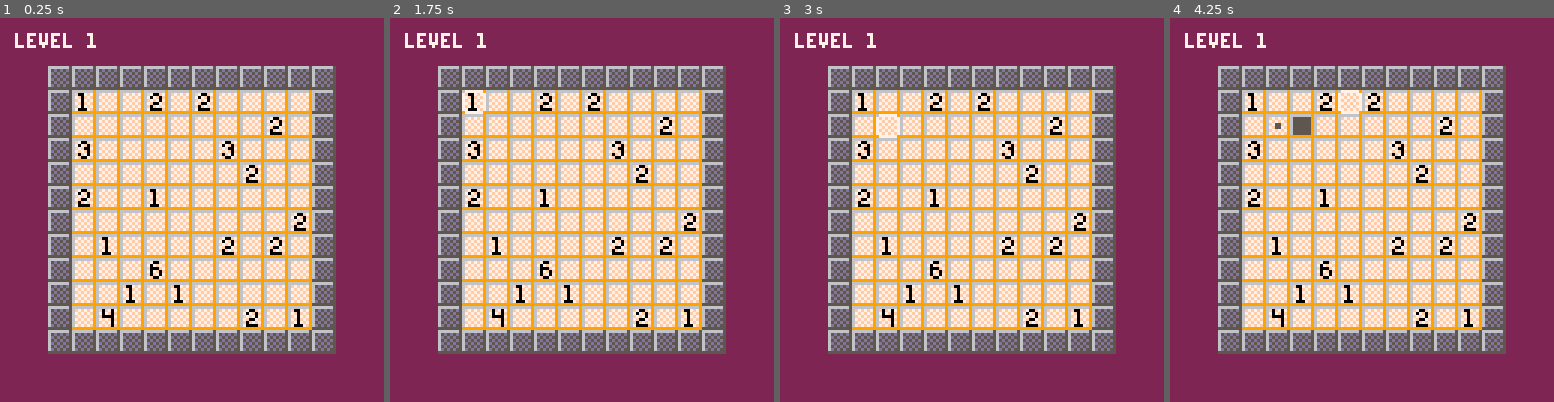
Above: before the commit, frames 1-4 (left to right).
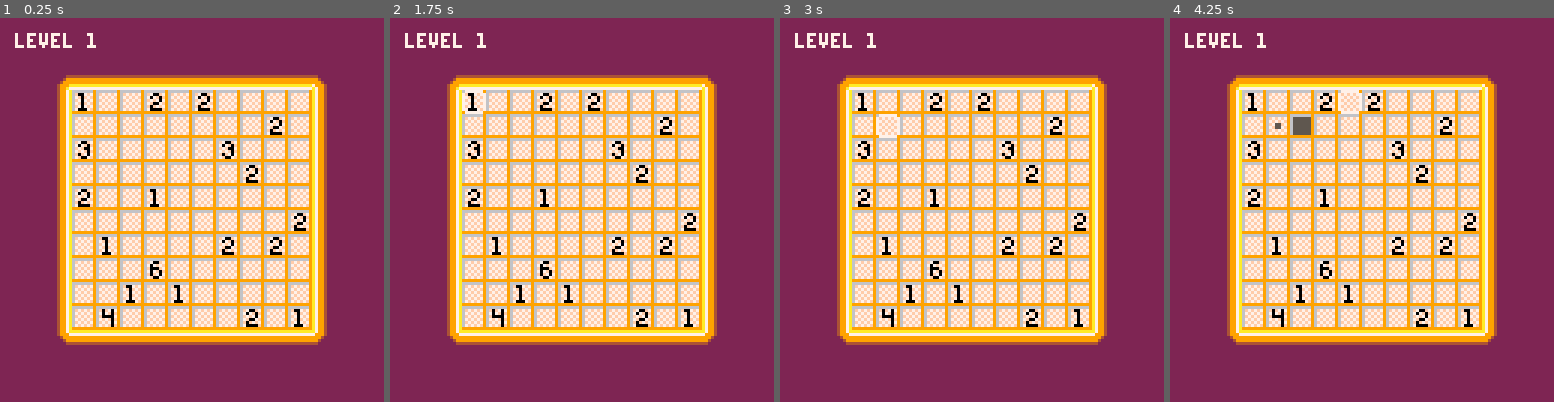
Above: after the commit, the same moments.

Repository: SagePtr/pico-nurikabe
Game: PICO-8 cartridge nurikabe.p8
Two runs of this game, one before a commit and one after it. Both use one fixed random seed, a clock stepped at 60 frames per second and the inputs below.
Inputs:
- Up to frame 1 (0.25 s): no input
- Up to frame 2 (1.75 s): tap O (Z key) at 0.33, 0.7, 1.43 s; tap X (X key) at 1.07 s
- Up to frame 3 (3 s): hold Left 1.97-2.37 s; tap X (X key) at 2.07, 2.4, 2.73 s; tap O (Z key) at 2.22 s; hold Down 2.42-2.82 s; hold Right from 2.87 s (still down)
- Up to frame 4 (4.25 s): tap X (X key) every 0.33 s from 3.07 to 4.07 s; tap O (Z key) at 3.1, 3.98 s; release Right at 3.53 s; hold Up 3.58-4.08 s; hold Right from 4.13 s (still down)

The runs differ from the first frame. In frame 1, 17% of the frame differs, in the area x 12-88%, y 12-88%; in frame 2, 17%; in frame 3, 17%; in frame 4, 17%.

Commit message:
New border

Diff:
--- a/nurikabe.p8
+++ b/nurikabe.p8
@@ -10,6 +10,14 @@
 spr_pointer = 3
 spr_mark = 4
 spr_fill = 5
+spr_border_top = 7
+spr_border_right = 8
+spr_border_bottom = 9
+spr_border_left = 10
+spr_border_top_right = 11
+spr_border_bottom_right = 12
+spr_border_bottom_left = 13
+spr_border_top_left = 14
 
 -- keys --
 ----------
@@ -403,14 +411,20 @@
 -- build the board in the map
 function build_board()
   -- draw the border
-  for x = 0, level["width"] + 1 do
-    mset(x, 0, spr_board_border)
-    mset(x, level["height"] + 1, spr_board_border)
+  for x = 1, level["width"] do
+    mset(x, 0, spr_border_top)
+    mset(x, level["height"] + 1, spr_border_bottom)
   end
   for y = 1, level["height"] do
-    mset(0, y, spr_board_border)
-    mset(level["width"] + 1, y, spr_board_border)
-  end
+    mset(0, y, spr_border_left)
+    mset(level["width"] + 1, y, spr_border_right)
+  end
+
+  -- draw the corners
+  mset(0, 0, spr_border_top_left)
+  mset(level["width"] + 1, 0, spr_border_top_right)
+  mset(level["width"] + 1, level["height"] + 1, spr_border_bottom_right)
+  mset(0, level["height"] + 1, spr_border_bottom_left)
 
   -- fill the board
   for x = 1, level["width"] do
@@ -560,14 +574,14 @@
 end
 
 __gfx__
-77777777666666656666666937777773333333333333333305050505000000000000000000000000000000000000000000000000000000000000000000000000
-7777777765d5d5d56f7f7f7973333337333333333555555350505050000000000000000000000000000000000000000000000000000000000000000000000000
-777777776d5d5d5567f7f7f973333337333333333555555305050505000000000000000000000000000000000000000000000000000000000000000000000000
-7777777765d5d5d56f7f7f7973333337333553333555555350505050000000000000000000000000000000000000000000000000000000000000000000000000
-777777776d5d5d5567f7f7f973333337333553333555555305050505000000000000000000000000000000000000000000000000000000000000000000000000
-7777777765d5d5d56f7f7f7973333337333333333555555350505050000000000000000000000000000000000000000000000000000000000000000000000000
-777777776d5d5d5567f7f7f973333337333333333555555305050505000000000000000000000000000000000000000000000000000000000000000000000000
-77777777555555559999999937777773333333333333333350505050000000000000000000000000000000000000000000000000000000000000000000000000
+7777777766666665666666693777777333333333333333330505050533333333a7994333aaaaaaaa3334997a33333333a79943333334997a3333333300000000
+7777777765d5d5d56f7f7f797333333733333333355555535050505033333333a7994333777777773334997a3333333379994333333499973333333300000000
+777777776d5d5d5567f7f7f97333333733333333355555530505050533333333a7994333999999993334997a3333333399943333333349993333333300000000
+7777777765d5d5d56f7f7f797333333733355333355555535050505044444444a7994333999999993334997a4433333399433333333334993333334400000000
+777777776d5d5d5567f7f7f97333333733355333355555530505050599999999a7994333444444443334997a9943333344333333333333443333349900000000
+7777777765d5d5d56f7f7f797333333733333333355555535050505099999999a7994333333333333334997a9994333333333333333333333333499900000000
+777777776d5d5d5567f7f7f973333337333333333555555305050505aaaaaaaaa7994333333333333334997a7999433333333333333333333334999a00000000
+7777777755555555999999993777777333333333333333335050505077777777a7994333333333333334997aa79943333333333333333333333499a700000000
 33333333333333333333333333333333333333333333333333333333333333333333333333333333000000000000000000000000000000000000000000000000
 33003333333003333330033333033033330000333330033333000033333003333330033330033033000000000000000000000000000000000000000000000000
 33303333330330333303303333033033330333333303333333333033330330333303303333030303000000000000000000000000000000000000000000000000
